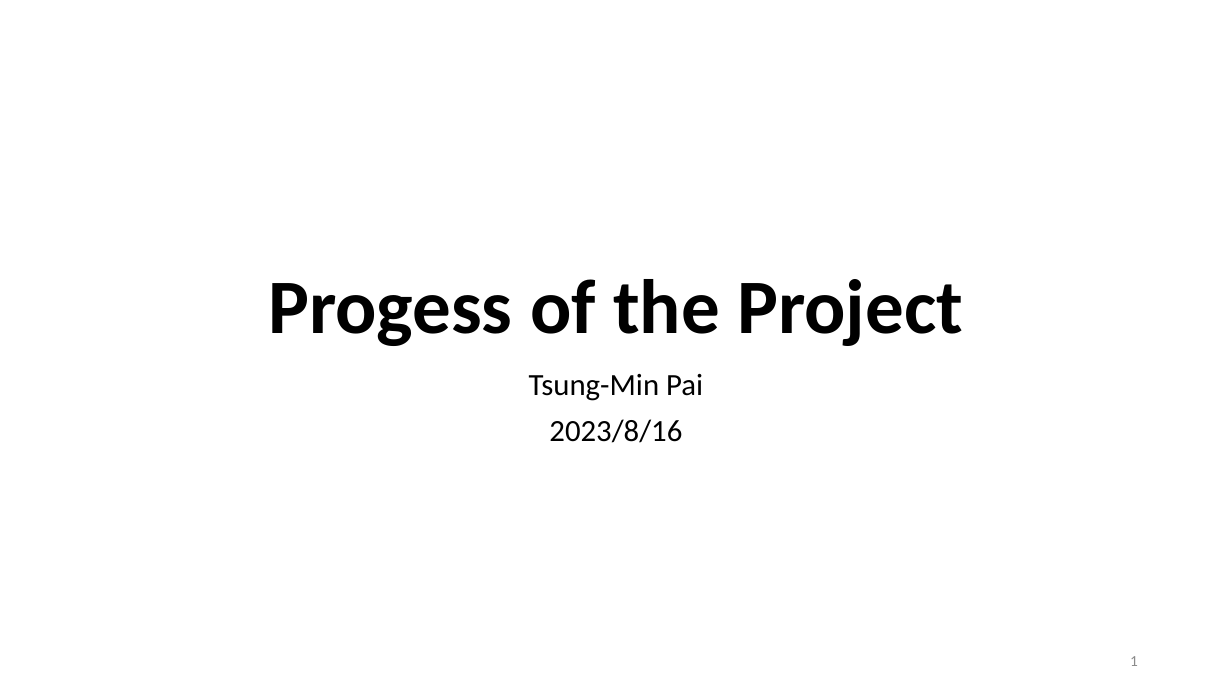
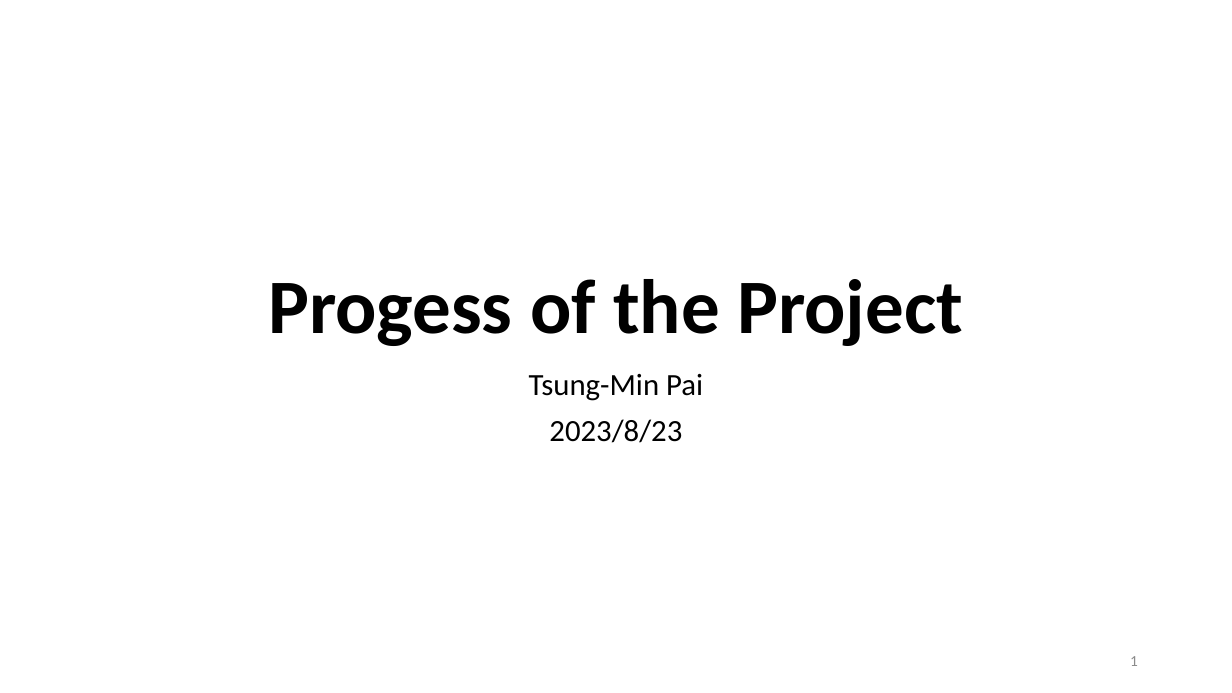
Before and after one commit to Bai1026/Intern-IIS, a slide deck: slide 1 of Meeting/Presentation_0823.pptx. Drawn at 1232x693 pixels with LibreOffice and Linux fonts; fonts in the diff are those of the drawing. Boxes give left, top, right and bottom in pixels: in the first picture for what was removed or moved away, otherwise in the second. Text is boxed around its words. In the diff, an @@ line names an element or a change of style, - is before the commit and + after.

```diff
--- a/Meeting/Presentation_0823.pptx
+++ b/Meeting/Presentation_0823.pptx
@@ subtitle at box(549, 419, 682, 443): text changed @@
-2023/8/16
+2023/8/23
```
Also in this commit, not shown: 2 other slides changed, 1 slide added, 10 slides removed, 2 other files.
